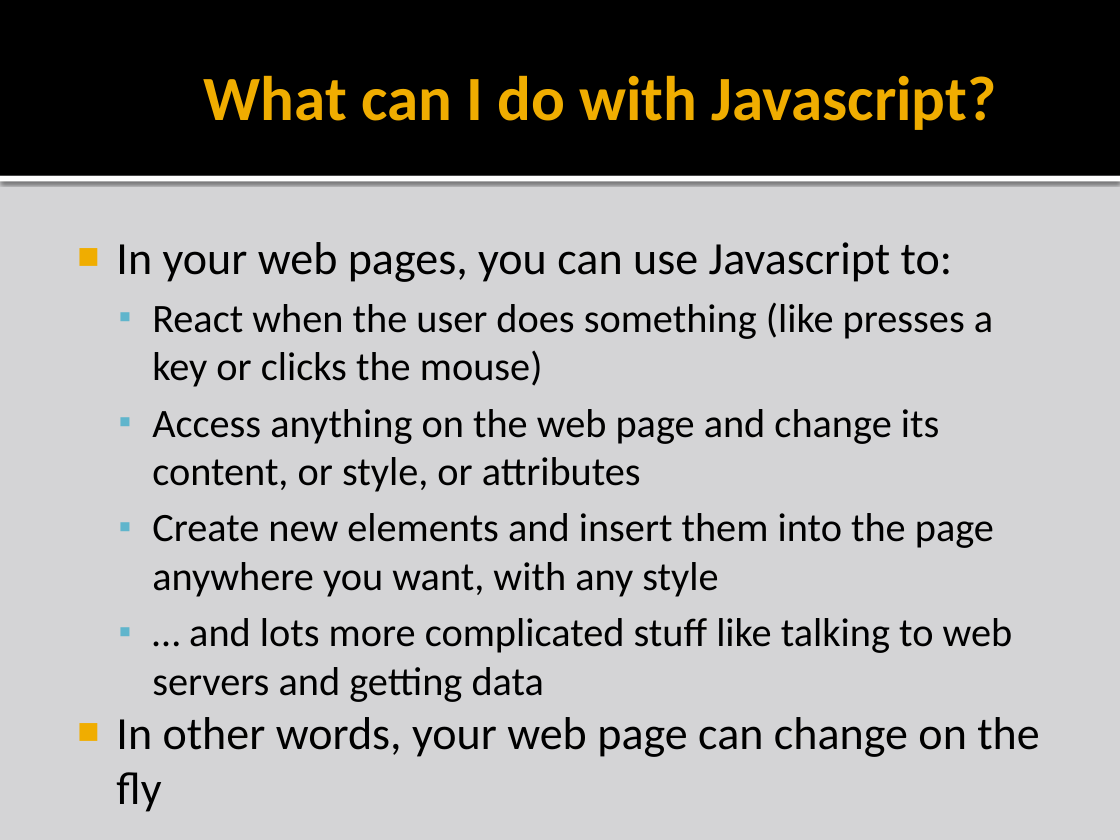
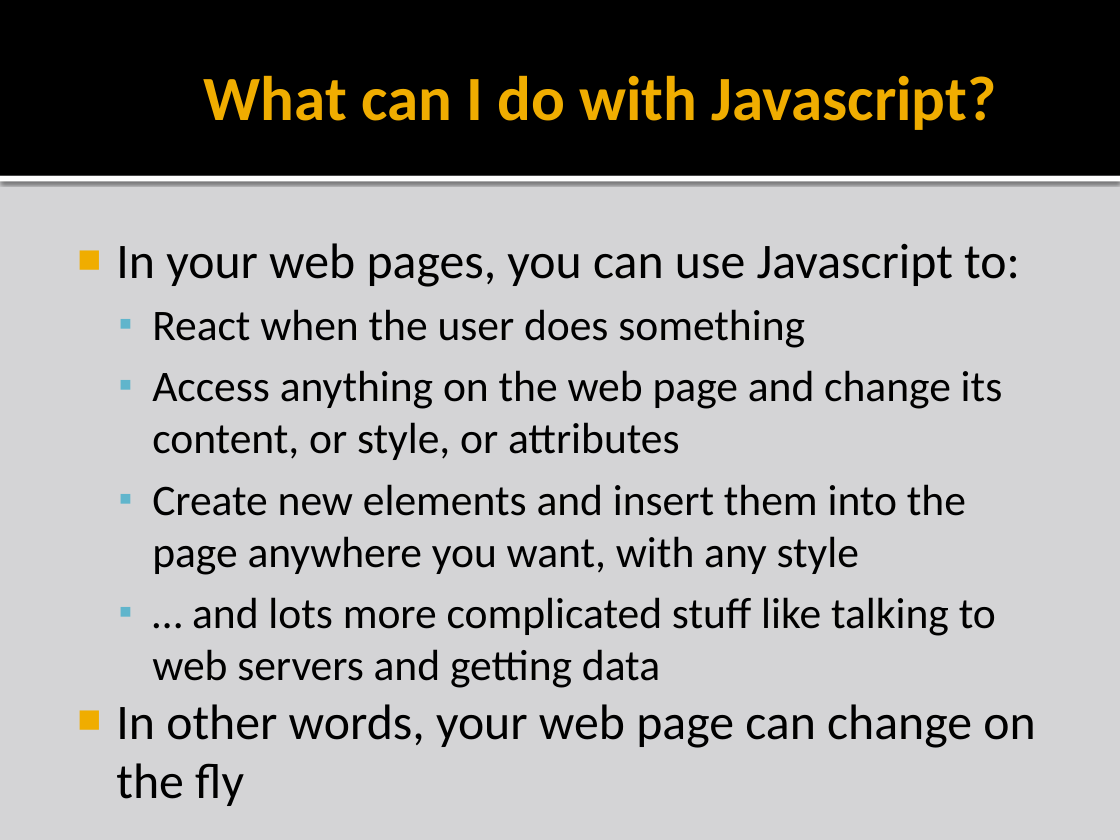
Before and after one commit to liamf/coderdojo-bray, a slide deck: slide 7 of html/presentations/CoderDojoBrayHTML_session5.pptx. Drawn at 1120x840 pixels with LibreOffice and Linux fonts; fonts in the diff are those of the drawing; background and template pictures are left out. Boxes give left, top, right and bottom in pixels: in the first picture for what was removed or moved away, otherwise in the second. Text is boxed around its words. In the diff, an @@ line names an element or a change of style, - is before the commit and + after.

Commit message:
Some more of the Javascript .ppt filled in

```diff
--- a/html/presentations/CoderDojoBrayHTML_session5.pptx
+++ b/html/presentations/CoderDojoBrayHTML_session5.pptx
@@ text at (116,243,1035,806): size 29.6 to 32 pt in "In your web pages, you can use ...", "In other words, your web page can ..."; size 25.9 to 28 pt in "Access anything on the web page and ...", "Create new elements and insert them into ...", "… and lots more complicated stuff like ..." @@
@@ text at (152,309,805,348): text changed; size 25.9 to 28 pt @@
-  ▪ React when the user does something (like presses a key or clicks the mouse)
+  ▪ React when the user does something
```
Also in this commit, not shown: 1 other slide changed, 4 slides added.
